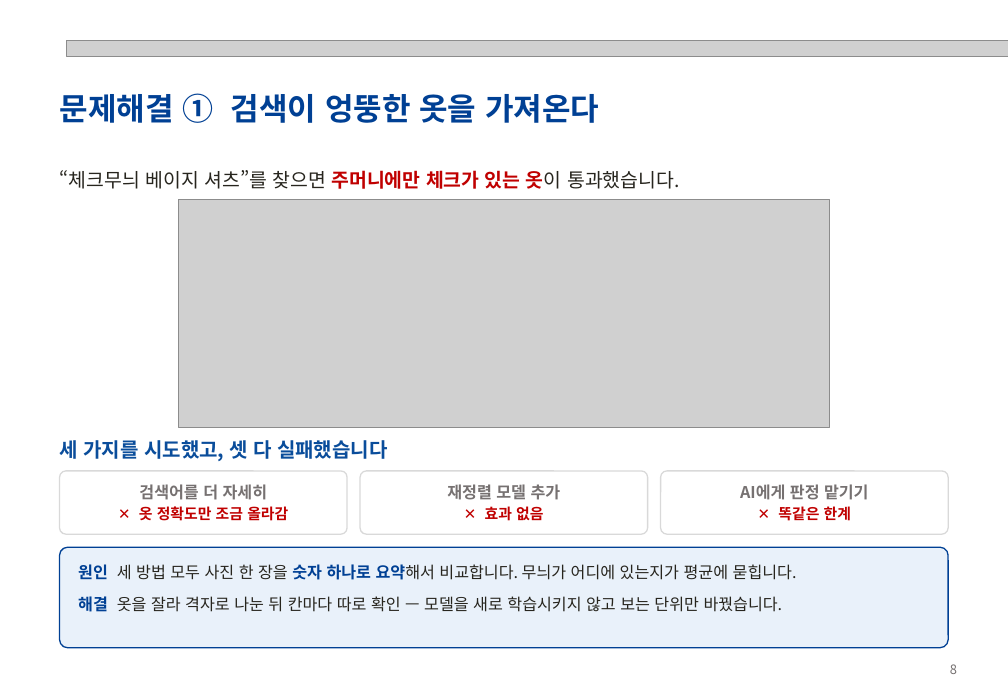
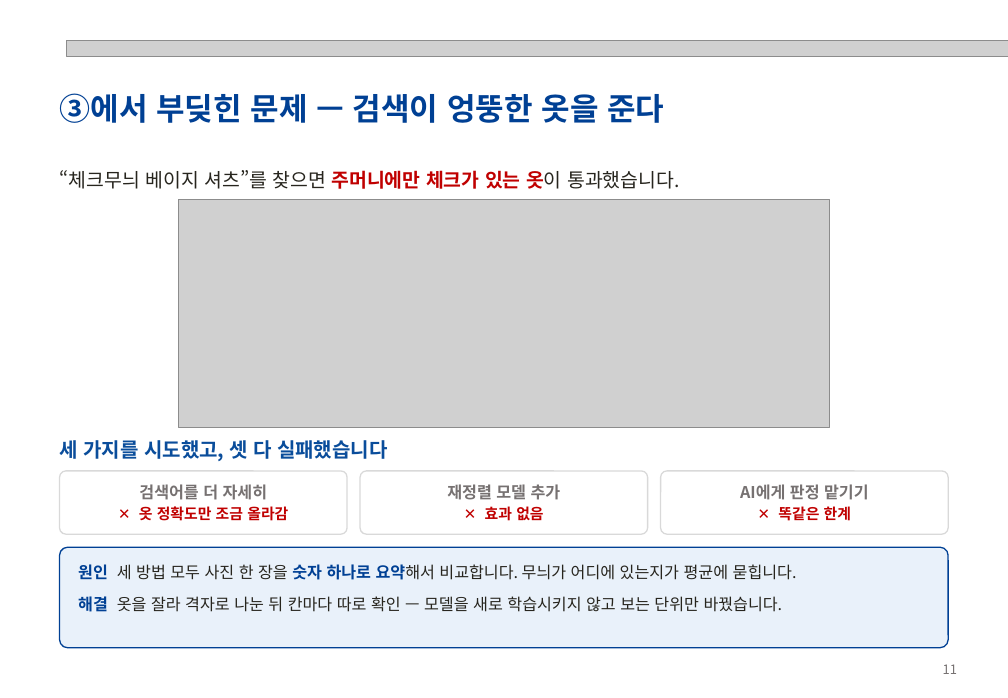
Before and after one commit to hjhj6411/tpo, a slide deck: slide 11 of presentation/POD-Bench_성과발표.pptx (slide 8 before the commit). Drawn at 1008x698 pixels with LibreOffice and Linux fonts; fonts in the diff are those of the drawing; grey boxes stand for pictures. Boxes give left, top, right and bottom in pixels: in the first picture for what was removed or moved away, otherwise in the second. Text is boxed around its words. In the diff, an @@ line names an element or a change of style, - is before the commit and + after.

```diff
--- a/presentation/POD-Bench_성과발표.pptx
+++ b/presentation/POD-Bench_성과발표.pptx
@@ text at <box>60,93,664,123</box>: text changed @@
-문제해결 ① 검색이 엉뚱한 옷을 가져온다
+③에서 부딪힌 문제 — 검색이 엉뚱한 옷을 준다
@@ text at <box>943,664,957,674</box>: text changed @@
-8
+11
```
Also in this commit, not shown: 7 other slides changed, 8 slides added, 3 slides removed, 5 other files.
